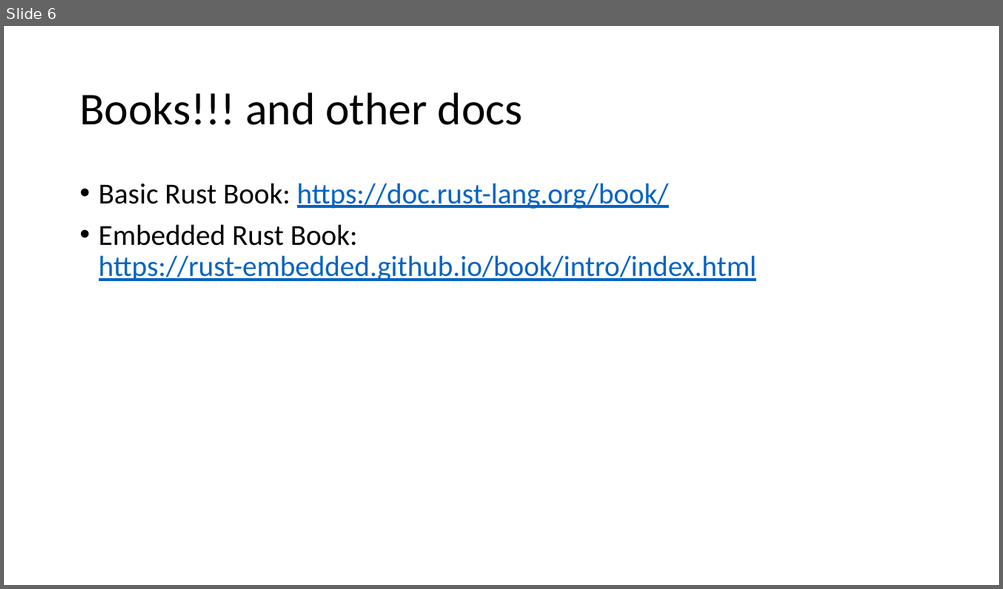
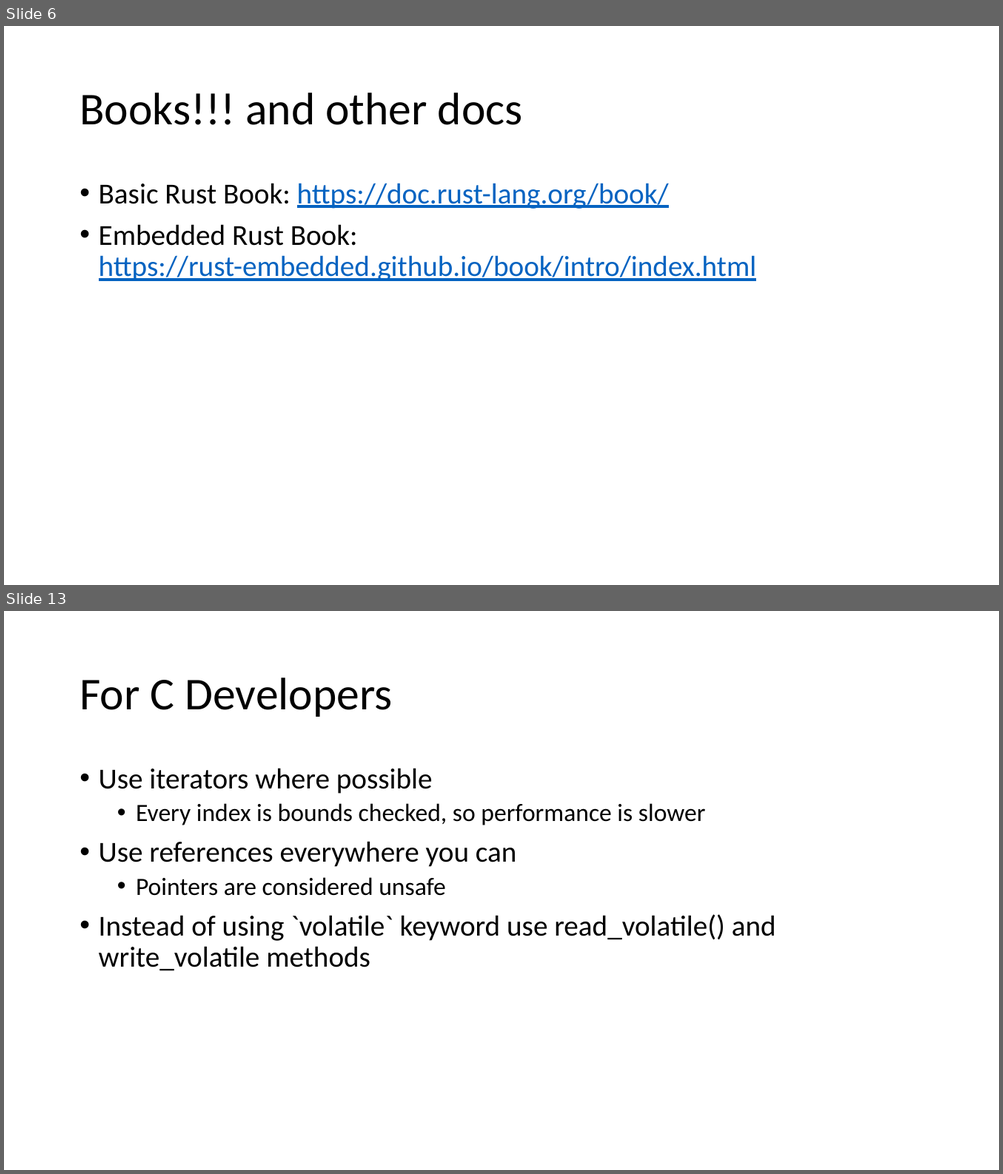
Before and after one commit to ProgrammerAL/Presentations-2019, a slide deck: 09-04 - Making the Case for Rust/Making the Case for Rust.pptx. Shown one above the other, each under a label of ours: slide 6 before the commit, slides 6 and 13 after it; the slides between them are not shown. The pictures are 1003x589 and 1003x1174 pixels, drawn with LibreOffice and Linux fonts; fonts in the diff are those of the drawing. Boxes give left, top, right and bottom in pixels: in the first picture for what was removed or moved away, otherwise in the second. Text is boxed around its words. In the diff, an @@ line names an element or a change of style, - is before the commit and + after.

```diff
--- a/09-04 - Making the Case for Rust/Making the Case for Rust.pptx
+++ b/09-04 - Making the Case for Rust/Making the Case for Rust.pptx
@@ slide 13 added at (4, 611, 999, 1170), background #FFFFFF @@
@@ title added at (79, 678, 392, 717), 44 pt, text #000000 @@
+For C Developers
@@ text added at (99, 768, 776, 971), 28 pt, text #000000 @@
+• Use iterators where possible
+  • Every index is bounds checked, so performance is slower
+• Use references everywhere you can
+  • Pointers are considered unsafe
+• Instead of using `volatile` keyword use read_volatile() and write_volatile methods
```
Also in this commit, not shown: 3 slides changed, 9 other slides added.
